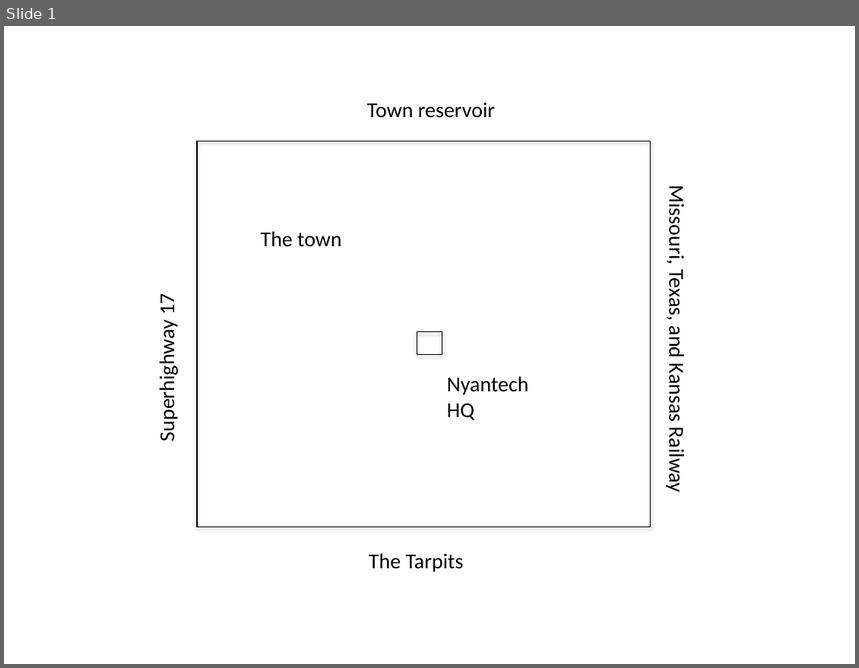
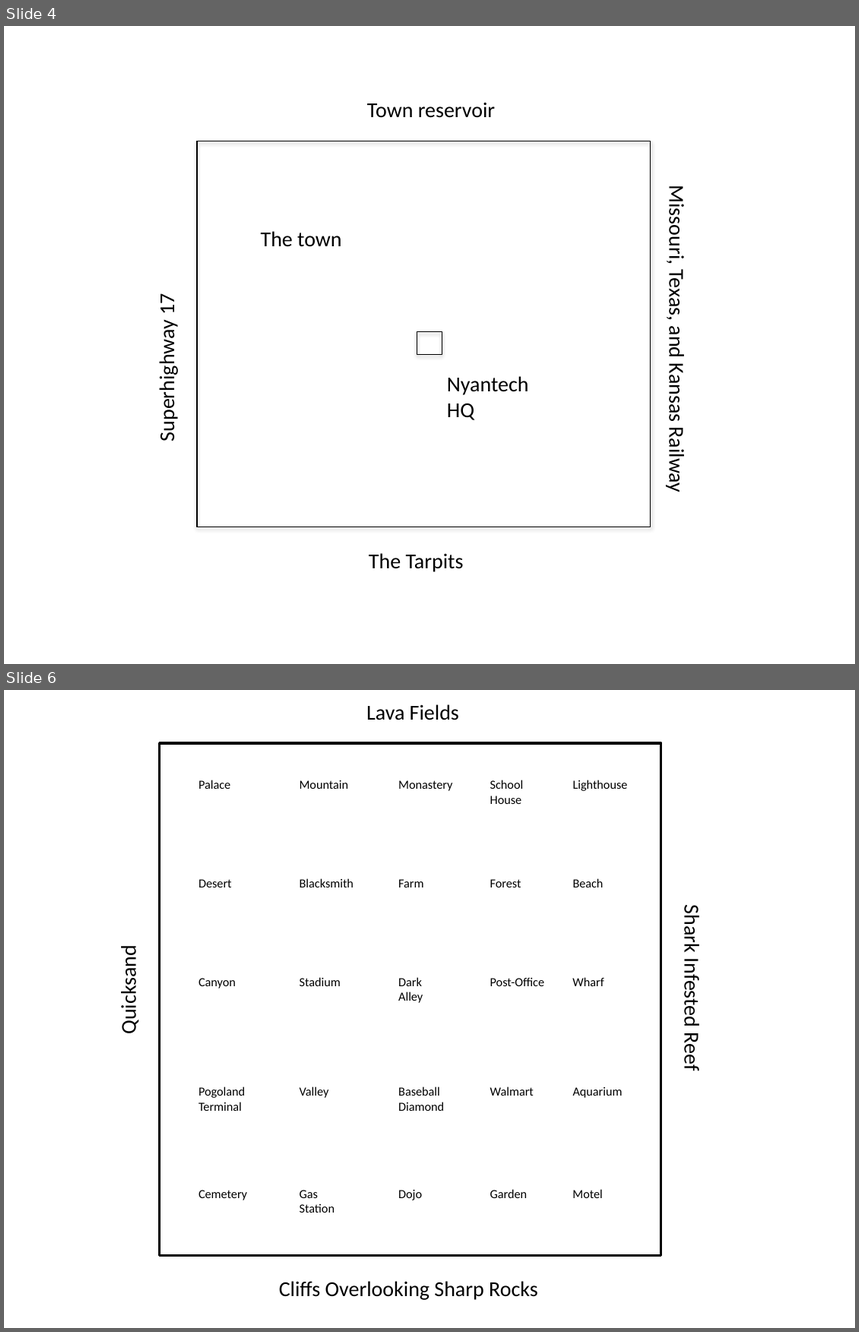
Before and after one commit to sussman/pogoman-go, a slide deck: diagrams.pptx. Shown one above the other, each under a label of ours: slide 1 before the commit, slides 4 and 6 after it; the slides between them are not shown. The pictures are 859x668 and 859x1332 pixels, drawn with LibreOffice and Linux fonts; fonts in the diff are those of the drawing. Boxes give left, top, right and bottom in pixels: in the first picture for what was removed or moved away, otherwise in the second. Text is boxed around its words. In the diff, an @@ line names an element or a change of style, - is before the commit and + after.

```diff
--- a/diagrams.pptx
+++ b/diagrams.pptx
@@ slide 6 added at (x1=4, y1=690, x2=855, y2=1328), background #FFFFFF @@
@@ text added at (x1=367, y1=704, x2=459, y2=720), 18 pt, text #000000 @@
+Lava Fields
@@ rectangle added at (x1=160, y1=742, x2=662, y2=1255), outline #000000 2 pt @@
@@ text added at (x1=199, y1=780, x2=230, y2=789), 10.5 pt, text #000000 @@
+Palace
@@ text added at (x1=300, y1=780, x2=349, y2=789), 10.5 pt, text #000000 @@
+Mountain
@@ text added at (x1=398, y1=780, x2=452, y2=791), 10.5 pt, text #000000 @@
+Monastery
@@ text added at (x1=490, y1=780, x2=524, y2=804), 10.5 pt, text #000000 @@
+School
+House
@@ text added at (x1=573, y1=780, x2=628, y2=791), 10.5 pt, text #000000 @@
+Lighthouse
@@ text added at (x1=199, y1=879, x2=232, y2=888), 10.5 pt, text #000000 @@
+Desert
@@ text added at (x1=300, y1=878, x2=354, y2=888), 10.5 pt, text #000000 @@
+Blacksmith
@@ text added at (x1=398, y1=879, x2=424, y2=888), 10.5 pt, text #000000 @@
+Farm
@@ text added at (x1=490, y1=879, x2=522, y2=888), 10.5 pt, text #000000 @@
+Forest
@@ text added at (x1=573, y1=878, x2=604, y2=888), 10.5 pt, text #000000 @@
+Beach
@@ text added at (x1=679, y1=910, x2=705, y2=1071), 18 pt, text #000000 @@
+Shark Infested Reef
@@ text added at (x1=116, y1=954, x2=142, y2=1033), 18 pt, text #000000 @@
+Quicksand
@@ text added at (x1=199, y1=978, x2=236, y2=989), 10.5 pt, text #000000 @@
+Canyon
@@ text added at (x1=300, y1=977, x2=341, y2=986), 10.5 pt, text #000000 @@
+Stadium
@@ text added at (x1=398, y1=977, x2=423, y2=1003), 10.5 pt, text #000000 @@
+Dark
+Alley
@@ text added at (x1=490, y1=977, x2=544, y2=986), 10.5 pt, text #000000 @@
+Post-Office
@@ text added at (x1=572, y1=977, x2=604, y2=986), 10.5 pt, text #000000 @@
+Wharf
@@ text added at (x1=199, y1=1087, x2=245, y2=1111), 10.5 pt, text #000000 @@
+Pogoland
+Terminal
@@ text added at (x1=300, y1=1087, x2=329, y2=1098), 10.5 pt, text #000000 @@
+Valley
@@ text added at (x1=398, y1=1087, x2=444, y2=1111), 10.5 pt, text #000000 @@
+Baseball
+Diamond
@@ text added at (x1=490, y1=1087, x2=534, y2=1096), 10.5 pt, text #000000 @@
+Walmart
@@ text added at (x1=573, y1=1087, x2=623, y2=1098), 10.5 pt, text #000000 @@
+Aquarium
@@ text added at (x1=199, y1=1190, x2=247, y2=1201), 10.5 pt, text #000000 @@
+Cemetery
@@ text added at (x1=300, y1=1190, x2=335, y2=1213), 10.5 pt, text #000000 @@
+Gas
+Station
@@ text added at (x1=398, y1=1190, x2=422, y2=1201), 10.5 pt, text #000000 @@
+Dojo
@@ text added at (x1=490, y1=1189, x2=528, y2=1198), 10.5 pt, text #000000 @@
+Garden
@@ text added at (x1=572, y1=1189, x2=602, y2=1198), 10.5 pt, text #000000 @@
+Motel
@@ text added at (x1=279, y1=1281, x2=538, y2=1300), 18 pt, text #000000 @@
+Cliffs Overlooking Sharp Rocks
@@ what was slide 1 is now slide 4 @@
```
Also in this commit, not shown: 1 other slide added, 2 other files.
